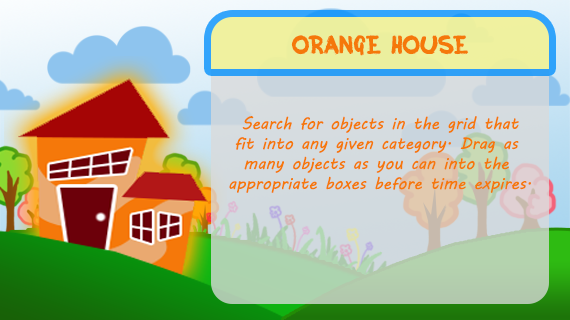
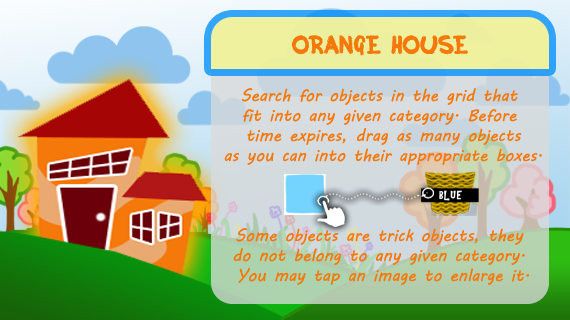
Layers edited between the first and the second 570×320 image:
painted on "Search for objects in the grid that fit into any given category" over (224, 88, 542, 285)
added layer "Layer 12" in group "Instructions" over (317, 187, 434, 227)
added layer "Layer 9" in group "Instructions" over (284, 174, 326, 215)
added layer "Layer 10" in group "Instructions" over (421, 171, 479, 216)
painted on "Rounded Rectangle 1", unmasked it over (212, 35, 547, 304)
